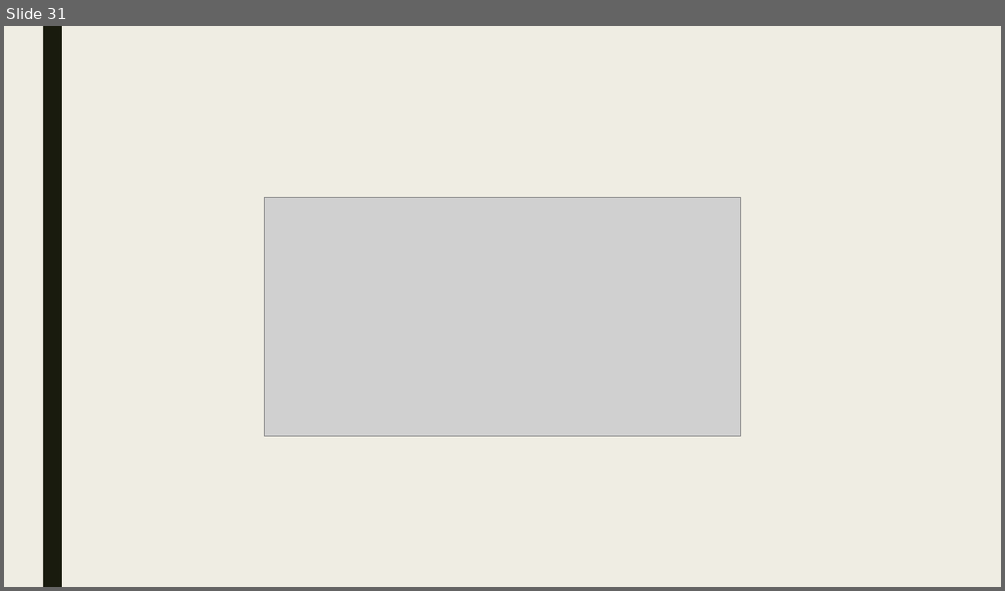
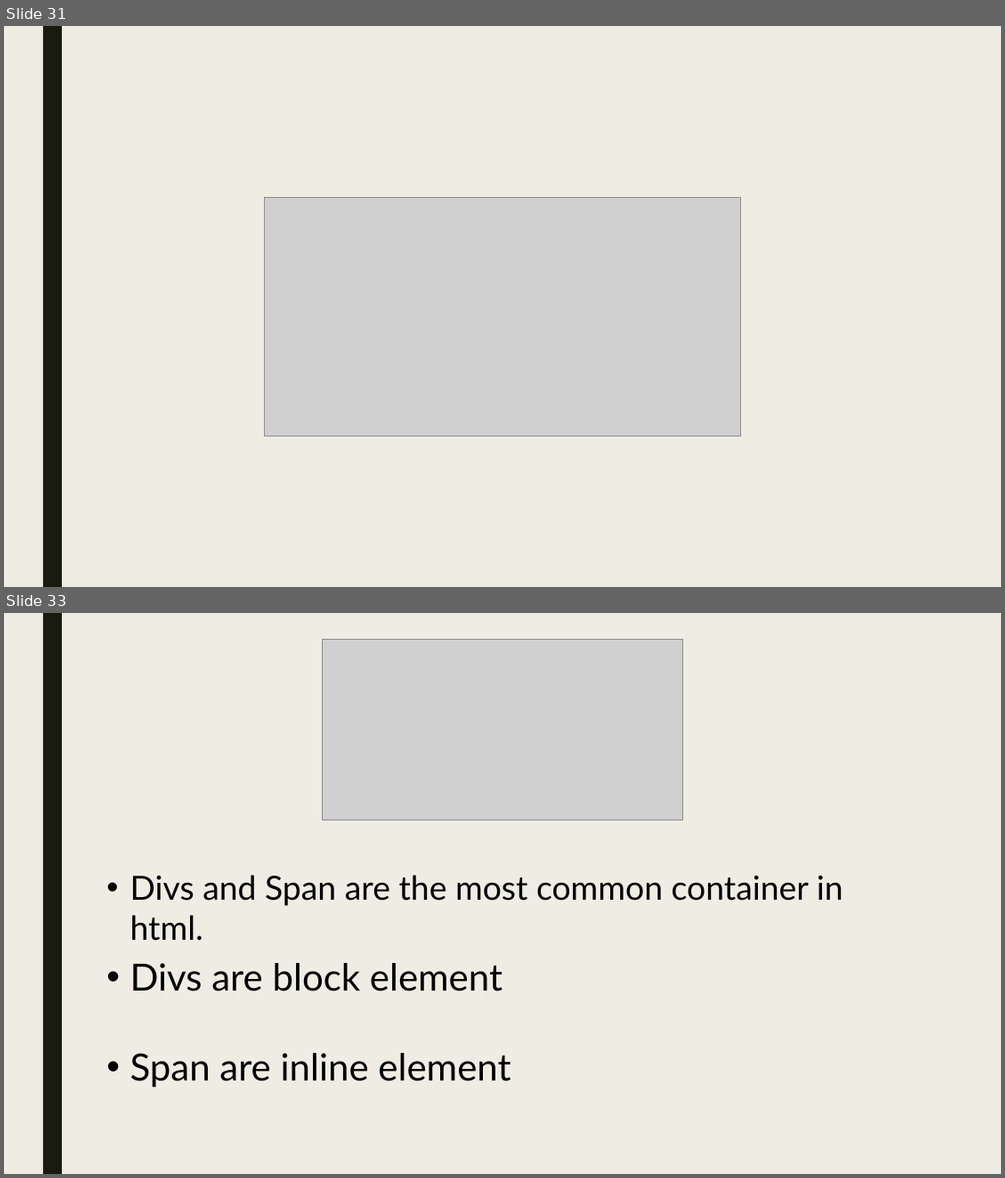
Before and after one commit to lexus654/basic_HTML-CSS_tutorial, a slide deck: HTML BASICS.pptx. Shown one above the other, each under a label of ours: slide 31 before the commit, slides 31 and 33 after it; the slides between them are not shown. The pictures are 1005x591 and 1005x1178 pixels, drawn with LibreOffice and Linux fonts; fonts in the diff are those of the drawing; grey boxes stand for pictures. Boxes give left, top, right and bottom in pixels: in the first picture for what was removed or moved away, otherwise in the second. Text is boxed around its words. In the diff, an @@ line names an element or a change of style, - is before the commit and + after.

Commit message:
DIVS&span tutorial

```diff
--- a/HTML BASICS.pptx
+++ b/HTML BASICS.pptx
@@ slide 33 added at <box>4,613,1001,1174</box>, background #EFEDE3; not listed: 1 template element that a slide beside it also shows @@
@@ picture added at <box>322,639,683,820</box> @@
@@ text added at <box>130,875,843,906</box>, 32 pt, text #000000 @@
+• Divs and Span are the most common container in html.
@@ text added at <box>130,963,510,1087</box>, 36 pt, text #000000 @@
+• Divs are block element
+• Span are inline element
```
Also in this commit, not shown: 5 other slides added, 1 other file.
